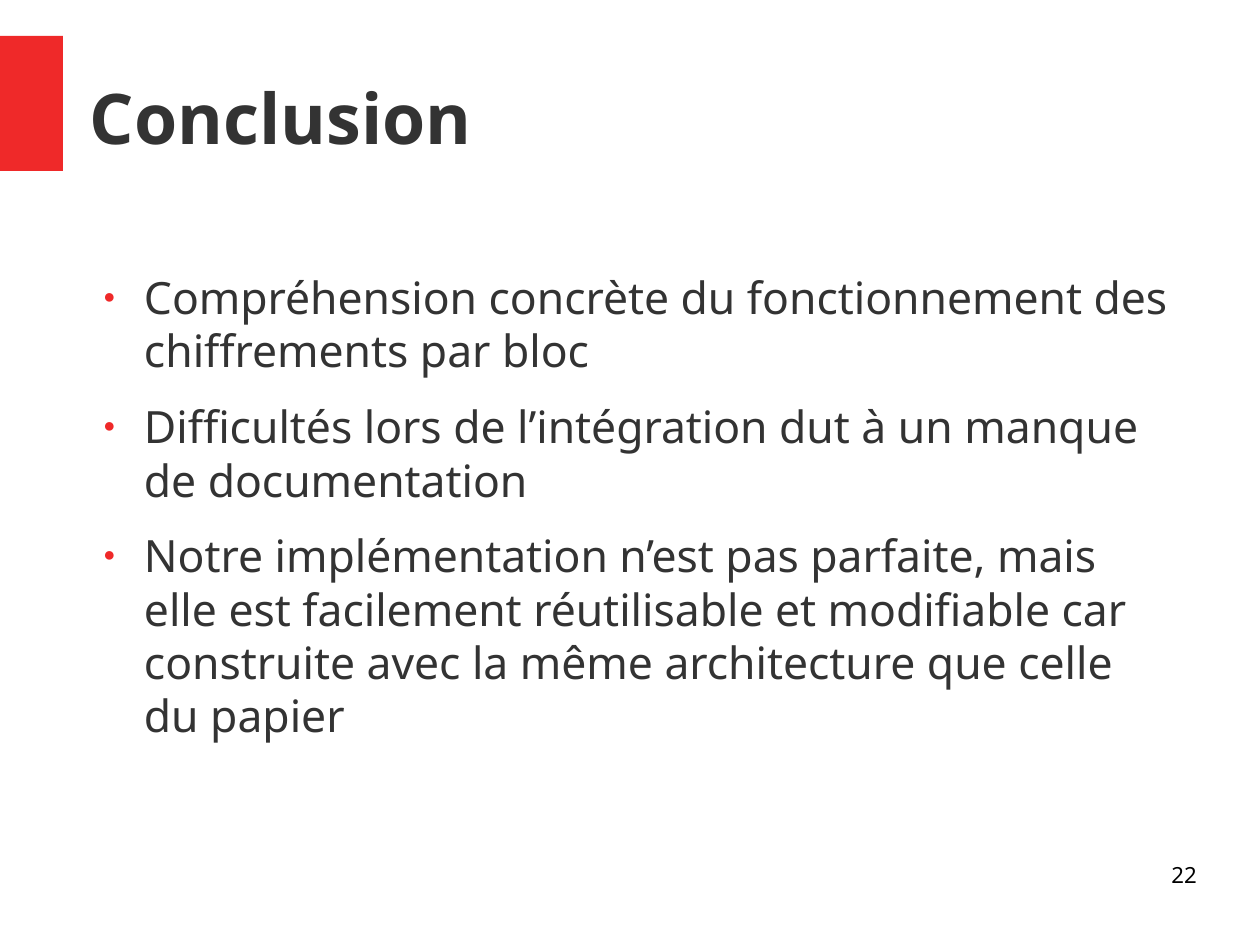
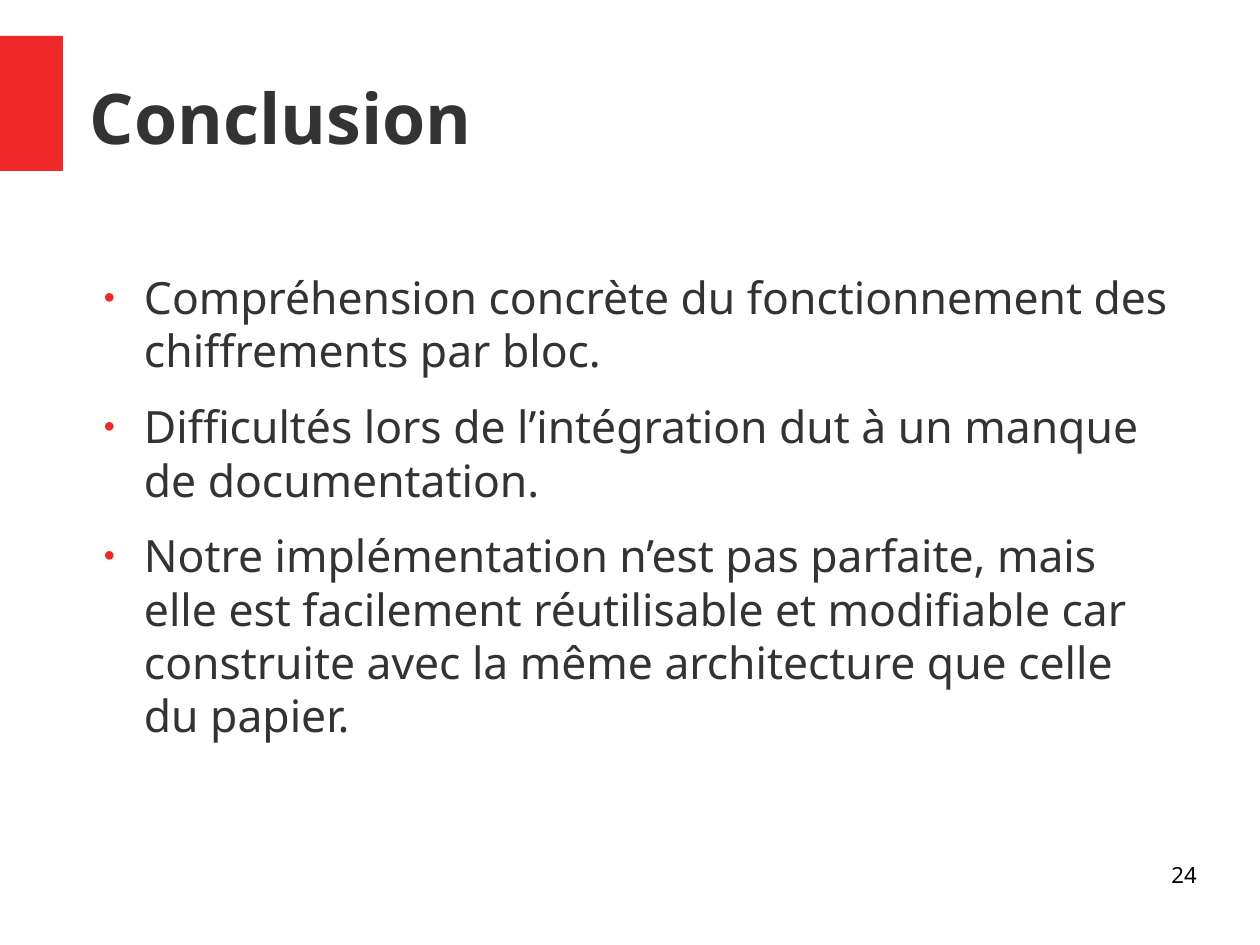
Before and after one commit to Allard-Chris/Aria, a slide deck: slide 24 of docs/[M2CSI]_ICP_Aria_Allard_Aulagnier.odp (slide 22 before the commit). Drawn at 1260x945 pixels with LibreOffice and Linux fonts; fonts in the diff are those of the drawing. Boxes give left, top, right and bottom in pixels: in the first picture for what was removed or moved away, otherwise in the second. Text is boxed around its words. In the diff, an @@ line names an element or a change of style, - is before the commit and + after.

```diff
--- a/docs/[M2CSI]_ICP_Aria_Allard_Aulagnier.odp
+++ b/docs/[M2CSI]_ICP_Aria_Allard_Aulagnier.odp
@@ text at (x1=144, y1=280, x2=1168, y2=743): text changed @@
-● Compréhension concrète du fonctionnement des chiffrements par bloc
-● Difficultés lors de l’intégration dut à un manque de documentation
-● Notre implémentation n’est pas parfaite, mais elle est facilement réutilisable et modifiable car construite avec la même architecture que celle du papier
+● Compréhension concrète du fonctionnement des chiffrements par bloc.
+● Difficultés lors de l’intégration dut à un manque de documentation.
+● Notre implémentation n’est pas parfaite, mais elle est facilement réutilisable et modifiable car construite avec la même architecture que celle du papier.
@@ page number at (x1=1171, y1=867, x2=1196, y2=883): text changed @@
-22
+24
```
Also in this commit, not shown: 20 other slides changed, 2 slides added, 1 other file.
